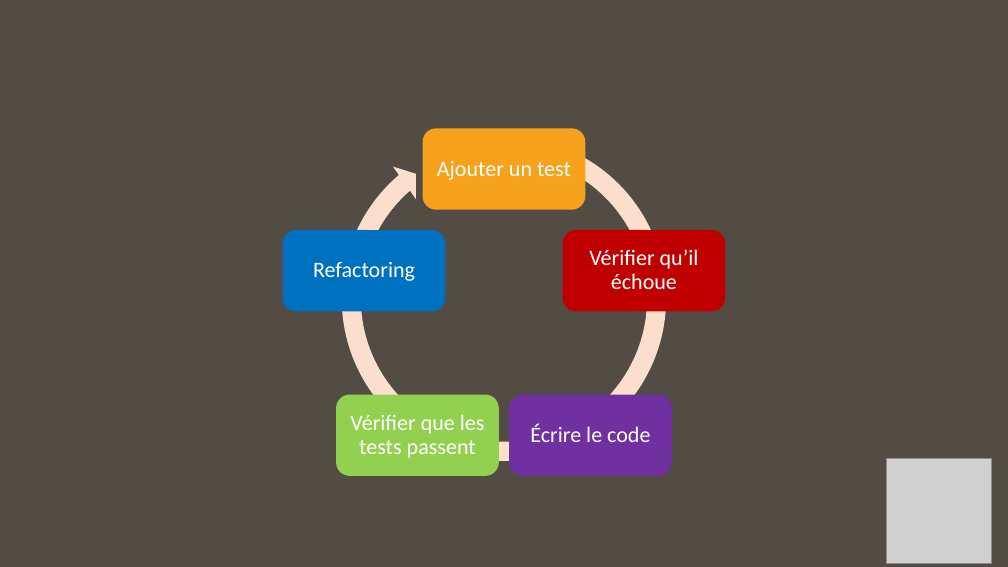
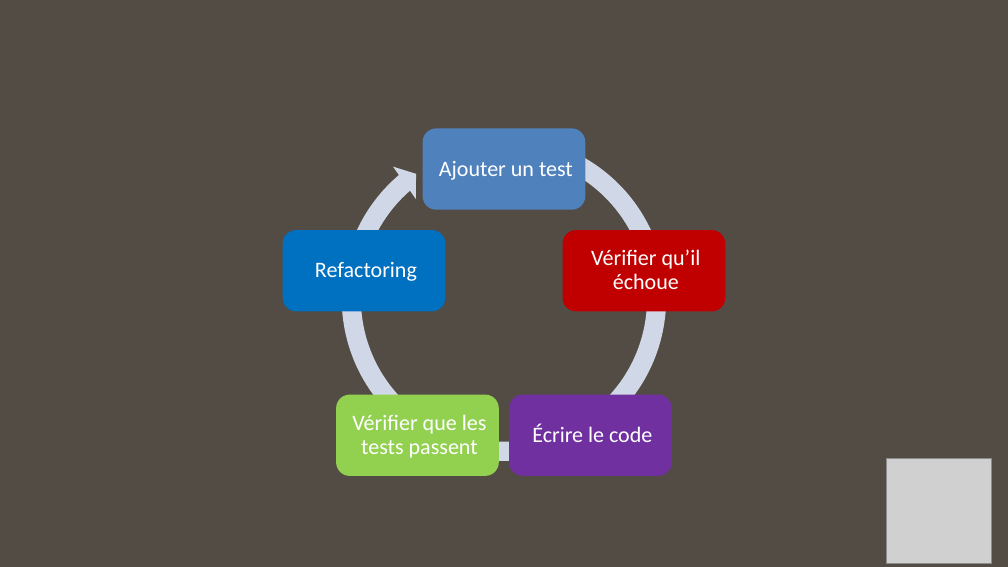
Before and after one commit to MaxtheGoodGuy/Live-Coding-Units-Tests, a slide deck: slide 10 of ppt/TU.pptx. Drawn at 1008x567 pixels with LibreOffice and Linux fonts; fonts in the diff are those of the drawing; grey boxes stand for pictures. Boxes give left, top, right and bottom in pixels: in the first picture for what was removed or moved away, otherwise in the second. Text is boxed around its words. In the diff, an @@ line names an element or a change of style, - is before the commit and + after.

```diff
--- a/ppt/TU.pptx
+++ b/ppt/TU.pptx
@@ circular arrow at (331, 126, 676, 471): fill #FBE0CD to #D0D8E8 @@
@@ rounded rectangle "Ajouter un test": place and size @@
-rounded rectangle "Ajouter un test" at (437, 161, 571, 180)
+rounded rectangle "Ajouter un test" at (423, 129, 585, 210)
@@ rounded rectangle "Ajouter un test" at (423, 129, 585, 210): fill none to #4F81BD @@
@@ rounded rectangle "Refactoring": place and size @@
-rounded rectangle "Refactoring" at (313, 262, 415, 281)
+rounded rectangle "Refactoring" at (283, 230, 445, 312)
@@ rounded rectangle "Refactoring" at (283, 230, 445, 312): fill none to #0070C0 @@
@@ group removed at (283, 129, 725, 476): 5 rounded rectangles @@
@@ rounded rectangle "Vérifier qu’il échoue": place and size @@
-rounded rectangle "Vérifier qu’il échoue" at (589, 249, 699, 289)
+rounded rectangle "Vérifier qu’il échoue" at (563, 230, 725, 312)
@@ rounded rectangle "Vérifier qu’il échoue" at (563, 230, 725, 312): fill none to #C00000 @@
@@ rounded rectangle "Vérifier que les tests passent": place and size @@
-rounded rectangle "Vérifier que les tests passent" at (350, 414, 485, 458)
+rounded rectangle "Vérifier que les tests passent" at (337, 395, 499, 476)
@@ rounded rectangle "Vérifier que les tests passent" at (337, 395, 499, 476): fill none to #92D050 @@
@@ rounded rectangle "Écrire le code": place and size @@
-rounded rectangle "Écrire le code" at (530, 423, 650, 442)
+rounded rectangle "Écrire le code" at (509, 395, 671, 476)
@@ rounded rectangle "Écrire le code" at (509, 395, 671, 476): fill none to #7030A0 @@
```
Also in this commit, not shown: 1 other slide changed, 9 other files.
